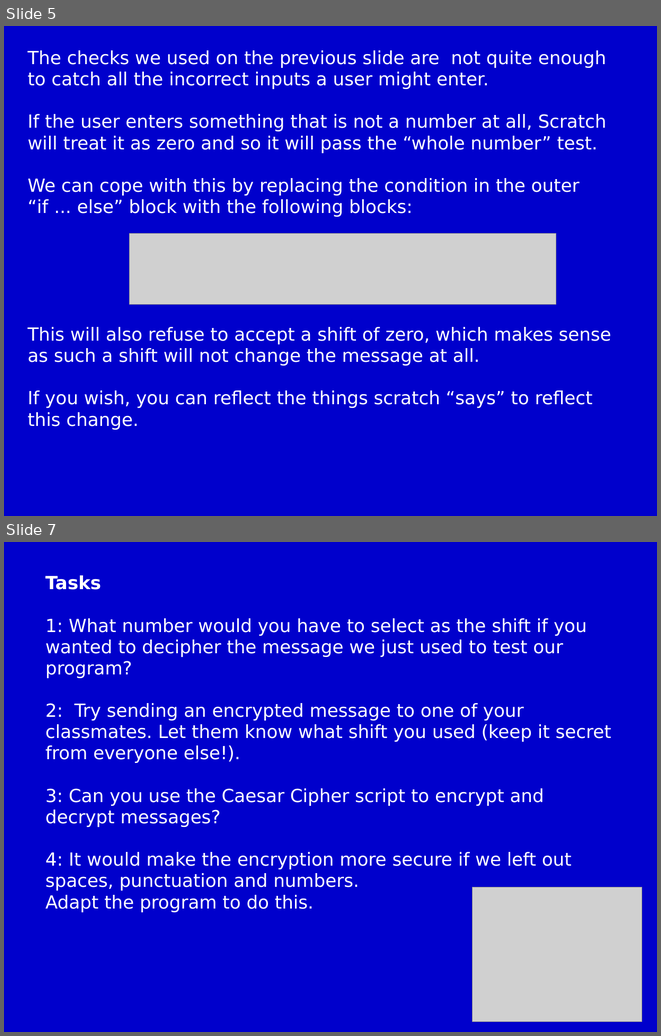
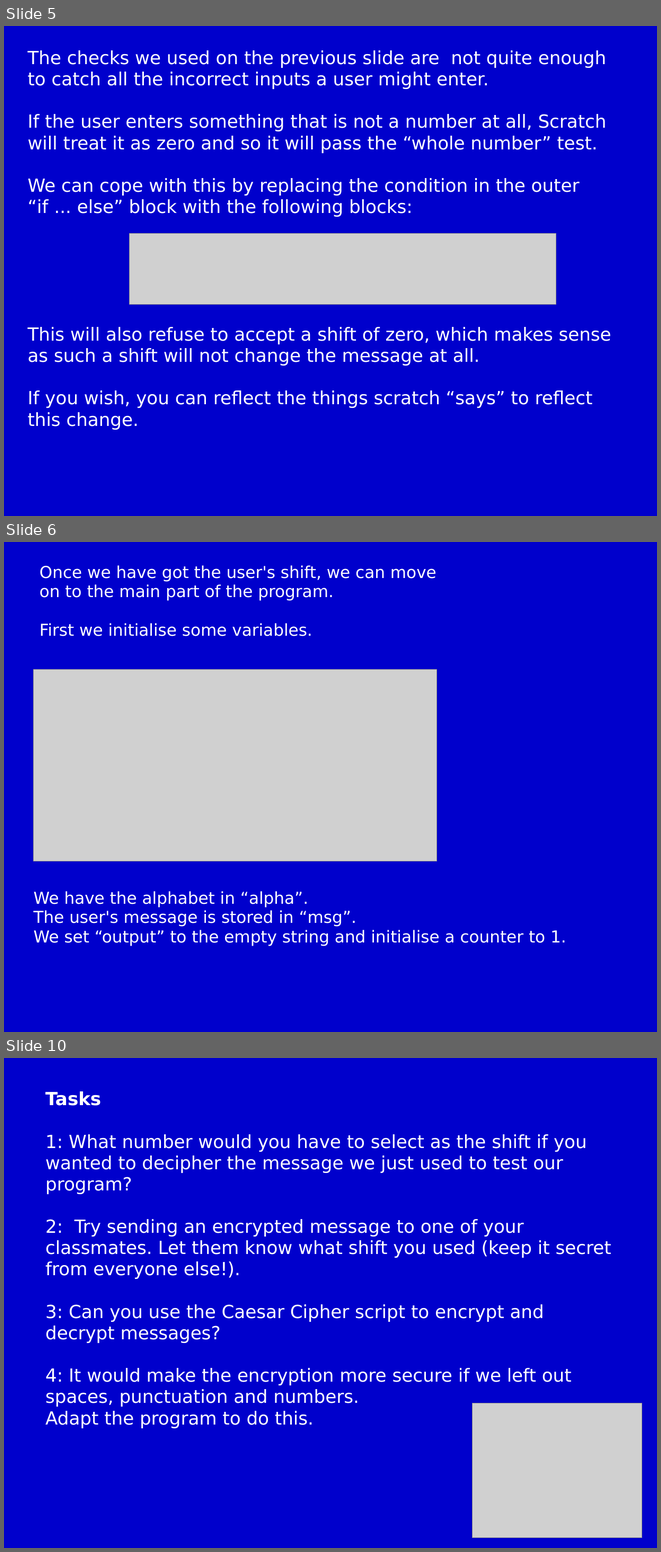
Before and after one commit to m-tranter/cathedral, a slide deck: scratch/scratch8.ppt. Shown one above the other, each under a label of ours: slides 5 and 7 before the commit, slides 5, 6 and 10 after it; the slides between them are not shown. The pictures are 661x1036 and 661x1552 pixels, drawn with LibreOffice and Linux fonts; fonts in the diff are those of the drawing; grey boxes stand for pictures. Boxes give left, top, right and bottom in pixels: in the first picture for what was removed or moved away, otherwise in the second. Text is boxed around its words. In the diff, an @@ line names an element or a change of style, - is before the commit and + after.

```diff
--- a/scratch/scratch8.ppt
+++ b/scratch/scratch8.ppt
@@ slide 6 added at [4,542,657,1032], background #0000CC @@
@@ text added at [40,565,436,636], 20 pt, text #FFFFFF @@
+Once we have got the user's shift, we can move on to the main part of the program.
+First we initialise some variables.
@@ picture added at [34,669,436,862] @@
@@ text added at [34,891,566,946], 20 pt, text #FFFFFF @@
+We have the alphabet in “alpha”.
+The user's message is stored in “msg”.
+We set “output” to the empty string and initialise a counter to 1.
@@ what was slide 7 is now slide 10 @@
```
Also in this commit, not shown: 1 slide changed, 2 other slides added, 8 other files.
